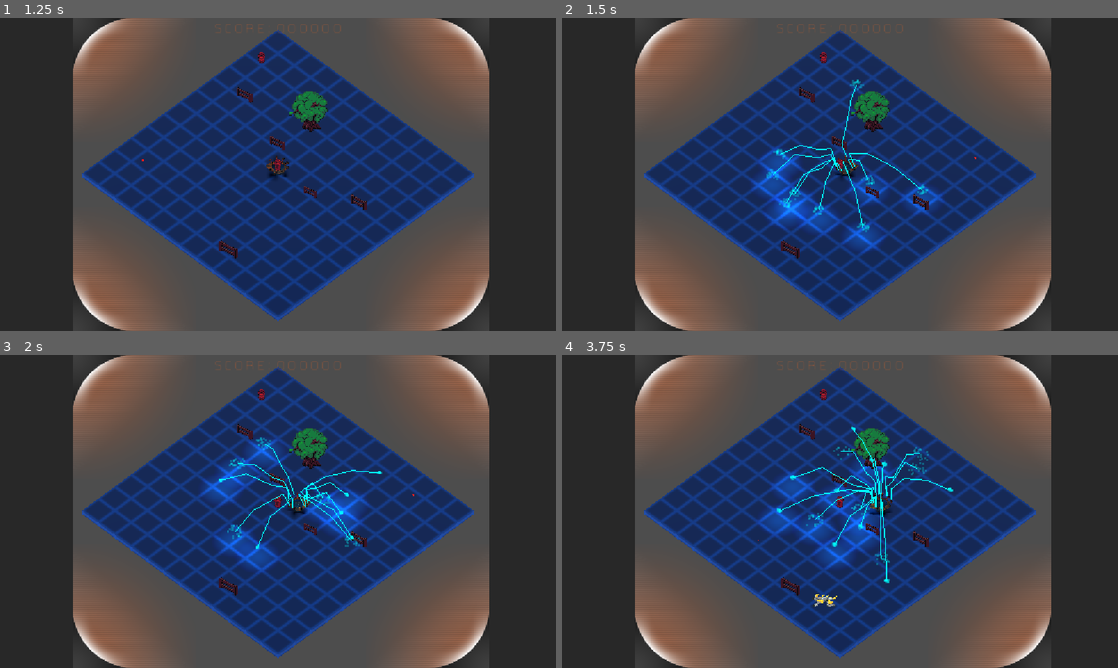
Above: before the commit, frames 1-4 (two rows, left to right).
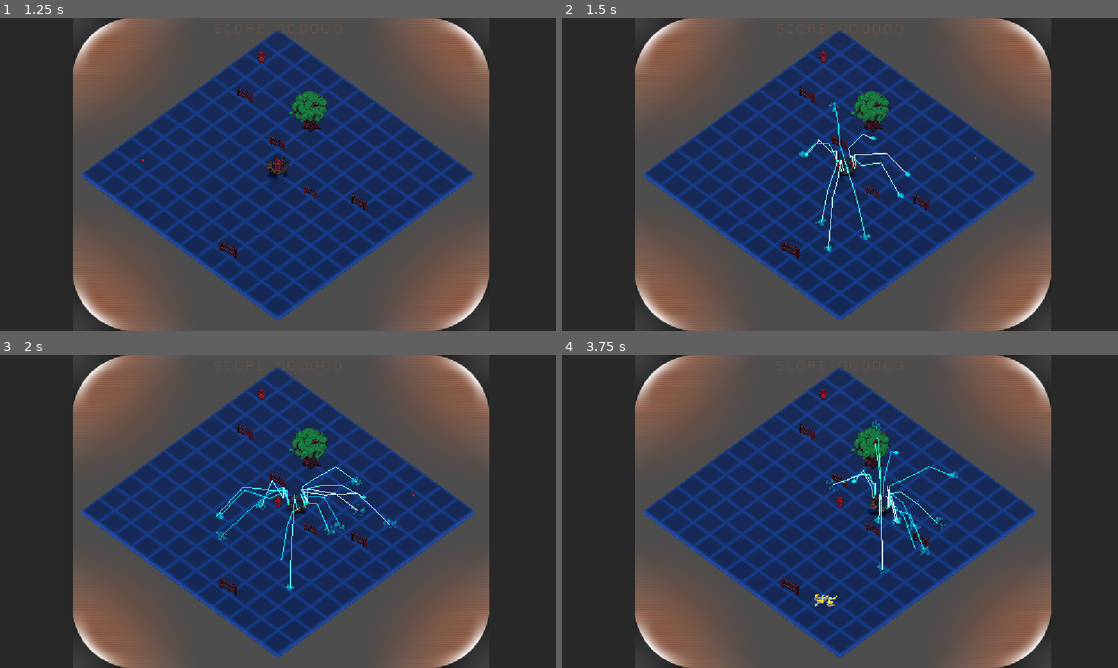
Above: after the commit, the same moments.

Repository: Gamkedo/terminus-2k28
Game: Godot game, scene res://level_menu.tscn
The game is run twice, just before and just after one commit, with the same random seed, the same clock (stepped at 60 frames per second) and the same inputs.
Inputs (mouse positions are in pixels of both pictures, inside the frame that each line leads up to):
- Up to frame 1 (1.25 s): click (155, 161) at 0.5 s
- Up to frame 2 (1.5 s): tap Enter at 1.25 s; move the mouse to (962, 158) at 1.27 s; press the mouse at (962, 158) at 1.28 s; hold D (walk_right) from 1.28 s (still down)
- Up to frame 3 (2 s): keep holding D (walk_right)
- Up to frame 4 (3.75 s): release D (walk_right) at 2 s; release the mouse at (962, 495) at 2 s; drag from (728, 527) to (812, 574) at 2.02 s; move the mouse to (895, 442) at 2.77 s; press the mouse at (895, 442) at 2.78 s; hold D (walk_right) 2.78-3.5 s; release the mouse at (895, 442) at 3.5 s; drag from (812, 574) to (673, 464) at 3.52 s

Frame 1 is identical in both runs. In frame 2, 4.2% of the frame differs, in the area x 34-69%, y 19-76%; in frame 3, 4.4%; in frame 4, 4.8%, in the area x 35-72%, y 20-73%.

Commit message:
feat: optimized and prettified lightning

Diff:
--- a/Scenes - Objects/player.tscn
+++ b/Scenes - Objects/player.tscn
@@ -59,7 +59,6 @@
 axis_lock_angular_y = true
 axis_lock_angular_z = true
 script = ExtResource("1_4flbx")
-rotation_speed = 5
 aim_dead_zone = 0.05
 follow_cam_move_to = NodePath("TurretPivot/Turret/NonIsoCameraMoveToward")
 follow_cam_point_at = NodePath("AimDot")
--- a/Scripts/gameplay/game_global.gd
+++ b/Scripts/gameplay/game_global.gd
@@ -8,8 +8,8 @@
 
 enum EnemyTypes{ROBODOG, DOGELISK, ANDROID, TURRET, ROOMBYE, FLOATING_HEAD}
 
-var player_ref
-var world_boundaries
+var player_ref: Player
+var world_boundaries: WorldBoundaries
 
 signal add_score(new_score: int)
 signal score_changed(new_score: int)
--- a/Scripts/gameplay/particle_remove.gd
+++ b/Scripts/gameplay/particle_remove.gd
@@ -1,7 +1,7 @@
 extends Node3D
 
-@onready var child_particle := $GPUParticles3D
+@onready var child_particle: GPUParticles3D = $GPUParticles3D
 
-func _ready():
+func _ready() -> void:
 	child_particle.finished.connect(queue_free)
 	child_particle.restart() # wake up emitter
--- a/Scripts/gameplay/player/player.gd
+++ b/Scripts/gameplay/player/player.gd
@@ -9,43 +9,43 @@
 # teammates newer to an engine to join since they can easily catch up on the gist
 
 # constants
-const SPEED := 5.0
-const FIRE_RATE := 0.2
+const SPEED: float = 5.0
+const FIRE_RATE: float = 0.2
 
 # internal variables
-var last_direction := Vector3.FORWARD
-var reload_time := 0.0
-var alternate_cannon_left := true
+var last_direction: Vector3 = Vector3.FORWARD
+var reload_time: float = 0.0
+var alternate_cannon_left: bool = true
 
 var health_max: float = 100.00
 var health_current: float = health_max
 
 # exposed/tunable variables
-@export var rotation_speed := 2
-@export var aim_dead_zone := 0.01
-@export var default_aim_range := 240
+@export var rotation_speed: float = 2
+@export var aim_dead_zone: float = 0.01
+@export var default_aim_range: float = 240
 
 # external references
-@onready var camera := get_viewport().get_camera_3d()
-const LASER_TSCN := preload("res://Scenes - Objects/laser_bolt.tscn")
+@onready var camera: Camera3D = get_viewport().get_camera_3d()
+const LASER_TSCN: PackedScene = preload("res://Scenes - Objects/laser_bolt.tscn")
 @export var follow_cam_move_to: Marker3D
 @export var follow_cam_point_at: Node3D
-var aim_componant
+var aim_componant: AimComponent
 var weapons_manager: WeaponsManager
 
 # internal references
-@onready var legs:= $Legs
-@onready var turret := %Turret
-@onready var turret_pivot := %TurretPivot
-@onready var muzzleA := %FireFromA
-@onready var muzzleB := %FireFromB
-@onready var aim_dot := $AimDot
+@onready var legs: Node = $Legs
+@onready var turret: Node = %Turret
+@onready var turret_pivot: Node = %TurretPivot
+@onready var muzzleA: Node = %FireFromA
+@onready var muzzleB: Node = %FireFromB
+@onready var aim_dot: Node = $AimDot
 @onready var aim_ray_cast_3d: RayCast3D = %AimRayCast3D
 
 # signals
 
-signal health_reduced(amount)
-signal health_gained(amount)
+signal health_reduced(amount: float)
+signal health_gained(amount: float)
 signal health_at_max ## health completely full
 
 func _ready() -> void:
@@ -53,8 +53,7 @@
 	if camera.has_method("set_player"): # not currently needed in all scenes
 		camera.set_player(self)
 
-
-func _process(delta):
+func _process(delta: float) -> void:
 	reload_time -= delta
 
 	handle_aiming(delta)
@@ -64,8 +63,7 @@
 	if Input.is_action_pressed("ui_cancel"):
 		get_tree().change_scene_to_file("res://level_menu.tscn")
 
-
-func fire():
+func fire() -> void:
 	if alternate_cannon_left:
 		weapons_manager.fire(muzzleA.global_position, muzzleA.global_rotation)
 	else:
--- a/Scripts/gameplay/projectiles/laser_bolt.gd
+++ b/Scripts/gameplay/projectiles/laser_bolt.gd
@@ -2,34 +2,34 @@
 extends Area3D
 
 ## How fast the projectile moves
-@export var speed := 30.0
+@export var speed: float = 30.0
 ## How long before projectile is automatically destroyed (like if it travels out of bounds for example)
-@export var destroy_delay = 5.0
+@export var destroy_delay: float = 5.0
 
-const LASER_HIT_TSCN := preload("res://Scenes - Objects/laser_hit.tscn")
+const LASER_HIT_TSCN: PackedScene = preload("res://Scenes - Objects/laser_hit.tscn")
 
 @onready var damage_component := $DamageComponent
 
-func _ready():
+func _ready() -> void:
 	body_entered.connect(_on_body_entered)
 	area_entered.connect(_on_area_entered)
 	get_tree().create_timer(destroy_delay).timeout.connect(queue_free) # remove after 5 sec (long out of bounds)
 
-func _physics_process(delta):
+func _physics_process(delta: float) -> void:
 	global_position += -global_basis.z * speed * delta
 
-func _on_area_entered(area):
+func _on_area_entered(area: Area3D) -> void:
 	# print(area.name)
 	if area.get_parent().is_in_group("enemy"):
 		var enemy := area.get_parent() as Node3D
 		Utils.damage_enemy(enemy, damage_component.amount)
 		explode_and_remove()
 
-func _on_body_entered(body):
+func _on_body_entered(_body: Node3D) -> void:
 	# print(body.name)
 	explode_and_remove()
 
-func explode_and_remove():
+func explode_and_remove() -> void:
 	var hit_effect := LASER_HIT_TSCN.instantiate()
 	get_tree().current_scene.add_child(hit_effect)
 	hit_effect.global_position = global_position
--- a/Scripts/gameplay/projectiles/lightning_bolt.gd
+++ b/Scripts/gameplay/projectiles/lightning_bolt.gd
@@ -18,30 +18,32 @@
 @onready var damage_component := $DamageComponent
 
 @onready var arc_material: ORMMaterial3D = ORMMaterial3D.new()
-func add_line(pos1: Vector3, pos2: Vector3, color = Color.AQUA) -> MeshInstance3D:
-	var mesh_instance: MeshInstance3D = MeshInstance3D.new()
-	var immediate_mesh: ImmediateMesh = ImmediateMesh.new()
-
-	mesh_instance.top_level = true
-	mesh_instance.mesh = immediate_mesh
-	mesh_instance.cast_shadow = GeometryInstance3D.SHADOW_CASTING_SETTING_OFF
-
-	immediate_mesh.surface_begin(Mesh.PRIMITIVE_LINES, arc_material)
-	immediate_mesh.surface_add_vertex(pos1)
-	immediate_mesh.surface_add_vertex(pos2)
-	immediate_mesh.surface_end()
-
+var arc: MeshInstance3D
+func remake_arc(color = Color.AQUA) -> void:
+	if arc: arc.queue_free()
+	arc = MeshInstance3D.new()
+	arc.mesh = ImmediateMesh.new()
+	arc.top_level = true
+	arc.cast_shadow = GeometryInstance3D.SHADOW_CASTING_SETTING_OFF
 	arc_material.shading_mode = BaseMaterial3D.SHADING_MODE_UNSHADED
 	arc_material.albedo_color = color
 
-	return mesh_instance
+	arc.mesh.surface_begin(Mesh.PRIMITIVE_LINES, arc_material)
+	for s in (arc_points.size() - 1):
+		arc.mesh.surface_add_vertex(arc_points[s])
+		arc.mesh.surface_add_vertex(arc_points[s+1])
+	arc.mesh.surface_end()
+	add_child(arc)
 
-func remake_arc() -> void:
-	for seg in segments: seg.queue_free()
-	segments.clear()
-	for s in (arc.size() - 1):
-		segments.push_back(add_line(arc[s], arc[s+1]))
-		add_child(segments[-1])
+func refresh_arc(color = Color.AQUA) -> void:
+	var randomized_color: Color = color.lightened(randf())
+	arc_material.albedo_color = Color.from_hsv(randomized_color.h + randf_range(-0.05, 0.05), randomized_color.s, randomized_color.v)
+	arc.mesh.clear_surfaces()
+	arc.mesh.surface_begin(Mesh.PRIMITIVE_LINES, arc_material)
+	for s in (arc_points.size() - 1):
+		arc.mesh.surface_add_vertex(arc_points[s])
+		arc.mesh.surface_add_vertex(arc_points[s+1])
+	arc.mesh.surface_end()
 
 ## A dictionary of enemies in range and their conduction capacity == time until they release the current endpoint of the lightning bolt
 var enemies_in_range: Dictionary[Node3D, float]
@@ -59,13 +61,12 @@
 		+ Vector3(0., 2., 0.)
 	)
 
-@onready var arc: Array[Vector3] = [lightning_source.global_position]
-@onready var segments: Array[MeshInstance3D] = []
+@onready var arc_points: Array[Vector3] = [lightning_source.global_position]
 func _ready() -> void:
 	global_position = intended_position
 	var arc_point_count: int = arc_segment_count + randi_range(-arc_segment_vareity, arc_segment_vareity) + 2
 	var arc_range: float = (arc_height_max - arc_height_min)
-	arc.push_back(bolt_start_position())
+	arc_points.push_back(bolt_start_position())
 	for i in arc_point_count:
 		if 0 == i: continue
 		var arc_positional_ratio: float = float(i) / float(arc_point_count)
@@ -74,8 +75,8 @@
 			+ Vector3(0., arc_height_min - abs(0.5 - arc_positional_ratio) * arc_height_max * 0.5, 0.) # middle part of the arc is higher
 			+ Vector3.ONE * (randf() - 0.5) * 2. * arc_scatteredness * arc_range # and it's also a bit random
 		)
-		arc.push_back(pos)
-	arc.push_back(global_position)
+		arc_points.push_back(pos)
+	arc_points.push_back(global_position)
 	remake_arc()
 
 @onready var time_left: float = lifetime_sec
@@ -88,17 +89,17 @@
 		var victim: Node3D = enemies_in_range.keys().pick_random()
 		if 0. < enemies_in_range[victim]:
 			enemies_in_range[victim] -= delta
-			arc[-randi_range(1, min(arc.size(), 4))] = victim.global_position
+			arc_points[-randi_range(1, min(arc_points.size(), 4))] = victim.global_position
 		else:
 			Utils.damage_enemy(victim, damage_component.amount)
 
 	# move lightning bolt around
-	arc[0] = bolt_start_position()
-	for p in arc.size():
-		if p == 0 or p == arc.size() - 1: continue
-		arc[p] = lerp(
-			arc[p], arc[p] + Vector3.ONE * (randf() - 0.5) * 2. * arc_scatteredness * (arc_height_max - arc_height_min),
+	arc_points[0] = bolt_start_position()
+	for p in arc_points.size():
+		if p == 0 or p == arc_points.size() - 1: continue
+		arc_points[p] = lerp(
+			arc_points[p], arc_points[p] + Vector3.ONE * (randf() - 0.5) * 2. * arc_scatteredness * (arc_height_max - arc_height_min),
 			arc_volatility
 		)
-		arc[p].y = max(arc_height_min, arc[p].y)
-	remake_arc()
+		arc_points[p].y = max(arc_height_min, arc_points[p].y)
+	refresh_arc()
--- a/Scripts/gameplay/weapons/laser_beam_weapon.gd
+++ b/Scripts/gameplay/weapons/laser_beam_weapon.gd
@@ -36,18 +36,20 @@
 		if beam_proj: beam_proj.queue_free()
 		beam_proj = null
 
-func fire(pos: Vector3, rot: Vector3) -> Array[Node3D]:
+func fire(pos: Vector3, rot: Vector3) -> void:
 	# Init fill of beam shot spots
 	if laser_spots.size() == 0:
 		laser_spots = GameGlobal.player_ref.get_shot_spots()
 
 	# Manually check which hand we're currently firing from
-	var proj_arr = super.fire(pos, rot)
-	assert(proj_arr.size() <= 1)
-	beam_proj = proj_arr[0]
+	reload_time = fire_rate
+	beam_proj = projectile_scene.instantiate()
+	get_tree().current_scene.add_child(beam_proj)
+	beam_proj.global_position = pos
+	beam_proj.global_rotation = rot
 	for i in range(laser_spots.size()):
 		if (laser_spots[i].global_position - pos).length_squared() < 0.02:
 			active_laser_spot = i
 			break
 	beam_timer = 0.0
-	return proj_arr
+	AudioStreamManager.play_sfx("res://Sound Effects/Lasers/laser_7.wav", AudioStreamManager.PlaybackMode.RANDOM_PITCH)
--- a/Scripts/gameplay/weapons/lightning_weapon.gd
+++ b/Scripts/gameplay/weapons/lightning_weapon.gd
@@ -1,17 +1,21 @@
 extends Weapon
 
-@export var min_projectiles := 5
-@export var max_projectiles := 10
-@export_range(0.0, 100.) var spawn_range := 15.
+@export var min_projectiles: int = 5
+@export var max_projectiles: int = 10
+@export_range(0.0, 100.) var spawn_range: float = 15.
 
-func fire(pos: Vector3, _rot: Vector3) -> Array[Node3D]:
+var bolts_to_shoot: int = 0
+func fire(_pos: Vector3, _rot: Vector3) -> void:
 	reload_time = fire_rate
-	var proj_arr: Array[Node3D]
-	for _i in randi_range(min_projectiles, max_projectiles):
-		var projectile := projectile_scene.instantiate() as LightningBolt
+	bolts_to_shoot += randi_range(min_projectiles, max_projectiles)
+
+
+func _process(delta: float) -> void:
+	super(delta)
+	if 0 < bolts_to_shoot:
+		var projectile: LightningBolt = projectile_scene.instantiate() as LightningBolt
 		projectile.lightning_source = self
-		projectile.intended_position = pos + Vector3((randf() - 0.5) * 2. * spawn_range, 0., (randf() - 0.5) * 2. * spawn_range)
+		projectile.intended_position = global_position + Vector3((randf() - 0.5) * 2. * spawn_range, 0., (randf() - 0.5) * 2. * spawn_range)
 		get_tree().current_scene.add_child(projectile)
-		proj_arr.push_back(projectile)
-	AudioStreamManager.play_sfx("res://Sound Effects/Electricity/electricity_one_shot_test.wav", AudioStreamManager.PlaybackMode.RANDOM_PITCH)
-	return proj_arr
+		bolts_to_shoot -= 1
+		AudioStreamManager.play_sfx("res://Sound Effects/Electricity/electricity_one_shot_test.wav", AudioStreamManager.PlaybackMode.RANDOM_PITCH)
--- a/Scripts/gameplay/weapons/shotgun.gd
+++ b/Scripts/gameplay/weapons/shotgun.gd
@@ -5,15 +5,12 @@
 @export var max_projectiles := 10
 @export_range(0.0, PI) var spread := 0.4
 
-func fire(pos, rot) -> Array[Node3D]:
+func fire(pos, rot) -> void:
 	reload_time = fire_rate
-	var proj_arr: Array[Node3D]
 	for _i in randi_range(min_projectiles, max_projectiles):
 		var projectile := projectile_scene.instantiate()
 		get_tree().current_scene.add_child(projectile)
 		projectile.global_position = pos
 		projectile.global_rotation = rot
 		projectile.rotate_y(randf_range(-spread, spread)) # random spread
-		proj_arr.push_back(projectile)
 	AudioStreamManager.play_sfx(sound_effect_path, AudioStreamManager.PlaybackMode.RANDOM_PITCH)
-	return proj_arr
--- a/Scripts/gameplay/weapons/weapon.gd
+++ b/Scripts/gameplay/weapons/weapon.gd
@@ -5,7 +5,7 @@
 @export var projectile_scene: PackedScene
 @export_range(0.01, 2.0, 0.01) var fire_rate := 0.2
 
-var reload_time := 0.0
+var reload_time: float = 0.0
 
 func _ready() -> void:
 	pass
@@ -13,16 +13,13 @@
 func _process(delta: float) -> void:
 	reload_time -= delta
 
-func fire(pos: Vector3, rot: Vector3) -> Array[Node3D]:
+func fire(pos: Vector3, rot: Vector3) -> void:
 	reload_time = fire_rate
-	var projectile := projectile_scene.instantiate()
+	var projectile: Node3D = projectile_scene.instantiate()
 	get_tree().current_scene.add_child(projectile)
 	projectile.global_position = pos
 	projectile.global_rotation = rot
 	AudioStreamManager.play_sfx("res://Sound Effects/Lasers/laser_7.wav", AudioStreamManager.PlaybackMode.RANDOM_PITCH)
-	var proj_arr: Array[Node3D]
-	proj_arr.push_back(projectile)
-	return proj_arr
 
 func can_fire() -> bool:
 	return reload_time <= 0.0
